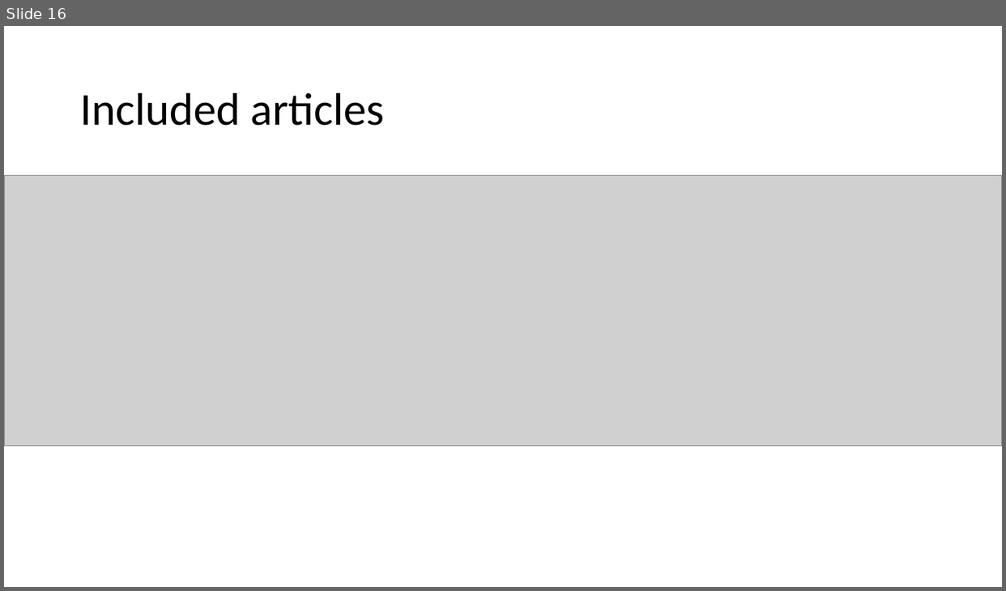
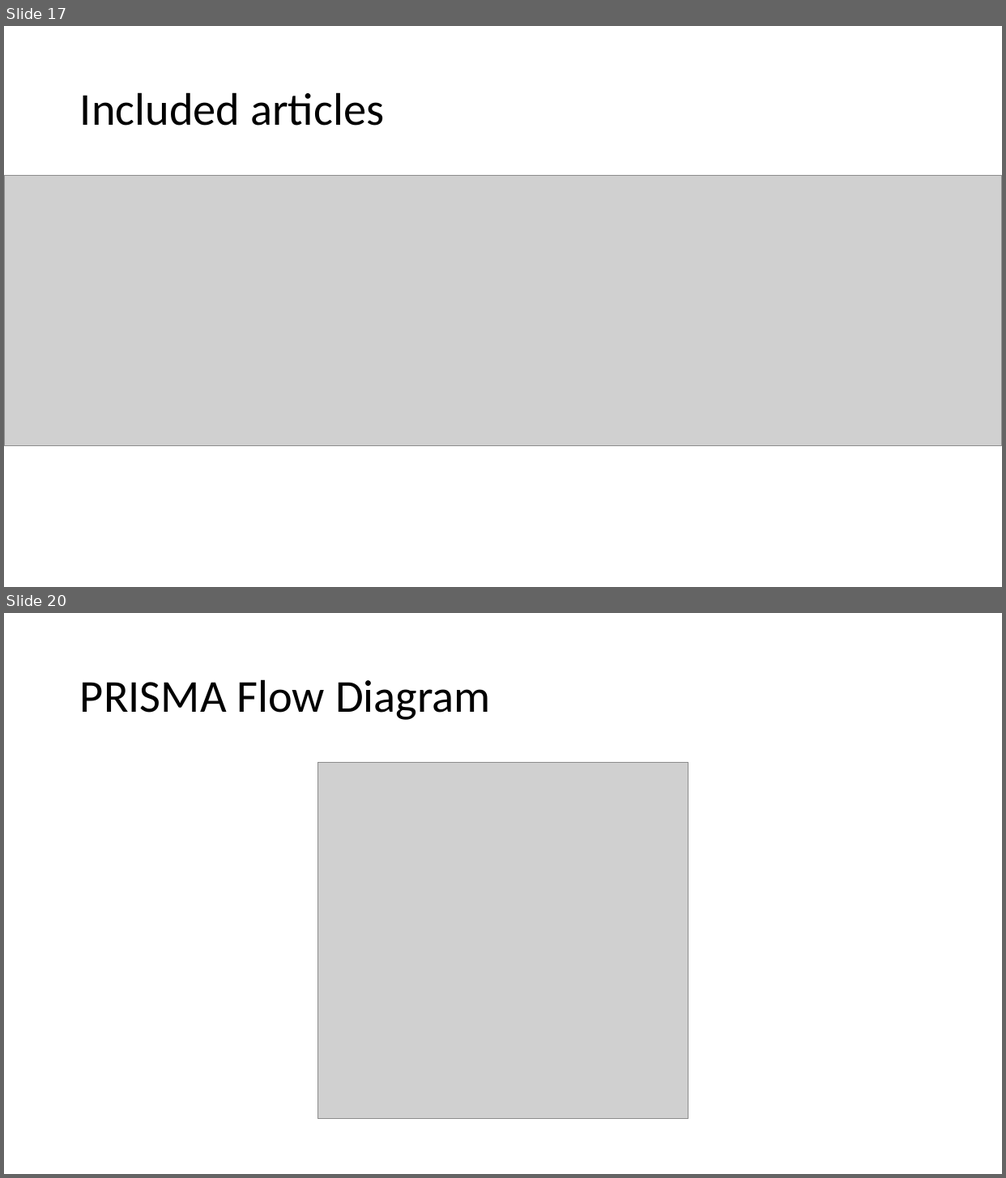
Before and after one commit to BruceChen034020/EstrogenImmunomodulationSystematicReview, a slide deck: Estrogen as an immunomodulator and its role in.pptx. Shown one above the other, each under a label of ours: slide 16 before the commit, slides 17 and 20 after it; the slides between them are not shown. The pictures are 1006x591 and 1006x1178 pixels, drawn with LibreOffice and Linux fonts; fonts in the diff are those of the drawing; grey boxes stand for pictures. Boxes give left, top, right and bottom in pixels: in the first picture for what was removed or moved away, otherwise in the second. Text is boxed around its words. In the diff, an @@ line names an element or a change of style, - is before the commit and + after.

```diff
--- a/Estrogen as an immunomodulator and its role in.pptx
+++ b/Estrogen as an immunomodulator and its role in.pptx
@@ slide 20 added at bbox=[4, 613, 1002, 1174], background #FFFFFF @@
@@ title added at bbox=[80, 679, 491, 720], 44 pt, text #000000 @@
+PRISMA Flow Diagram
@@ picture added at bbox=[318, 763, 688, 1119] @@
@@ what was slide 16 is now slide 17 @@
```
Also in this commit, not shown: 2 other slides added, 3 other files.
